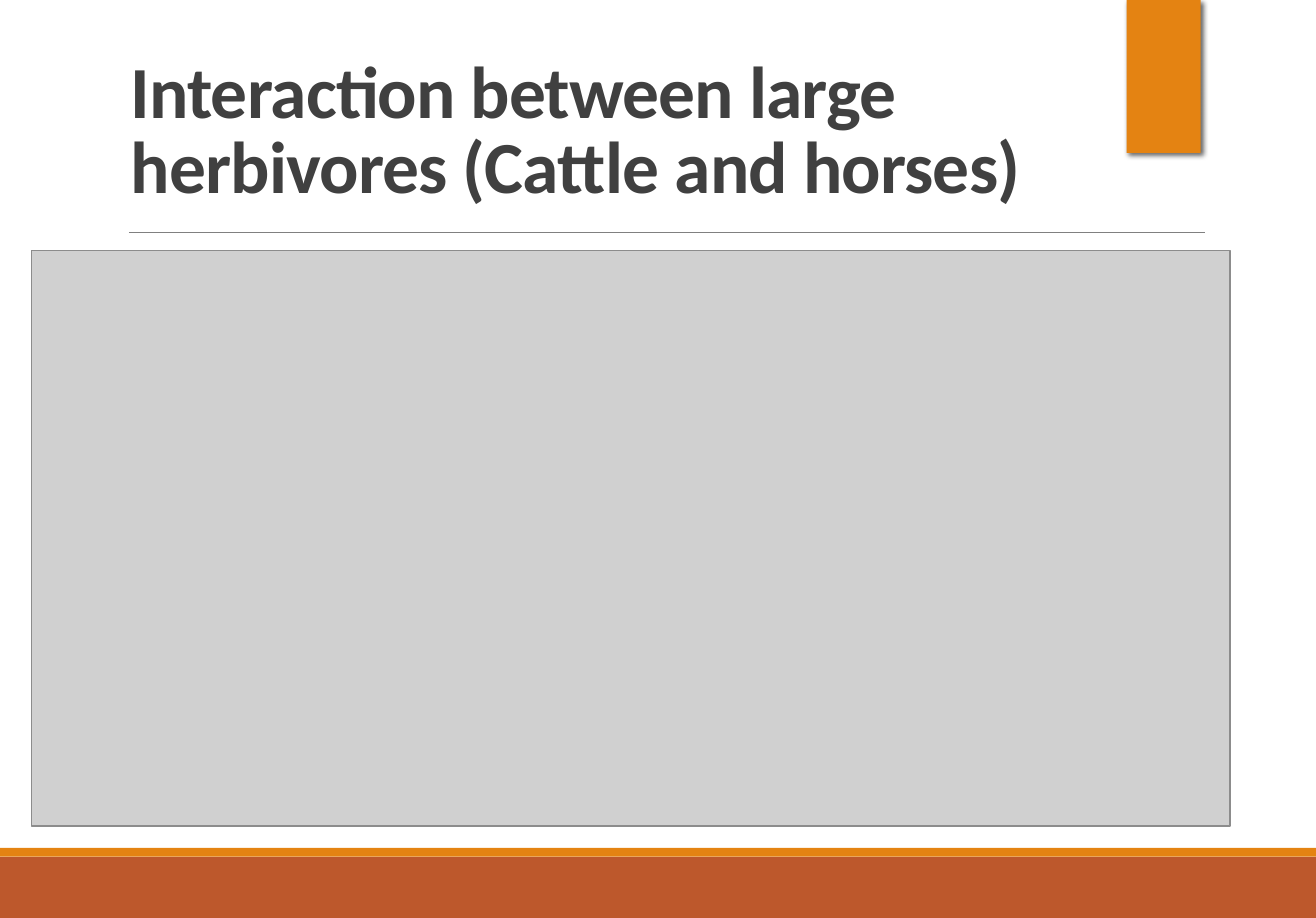
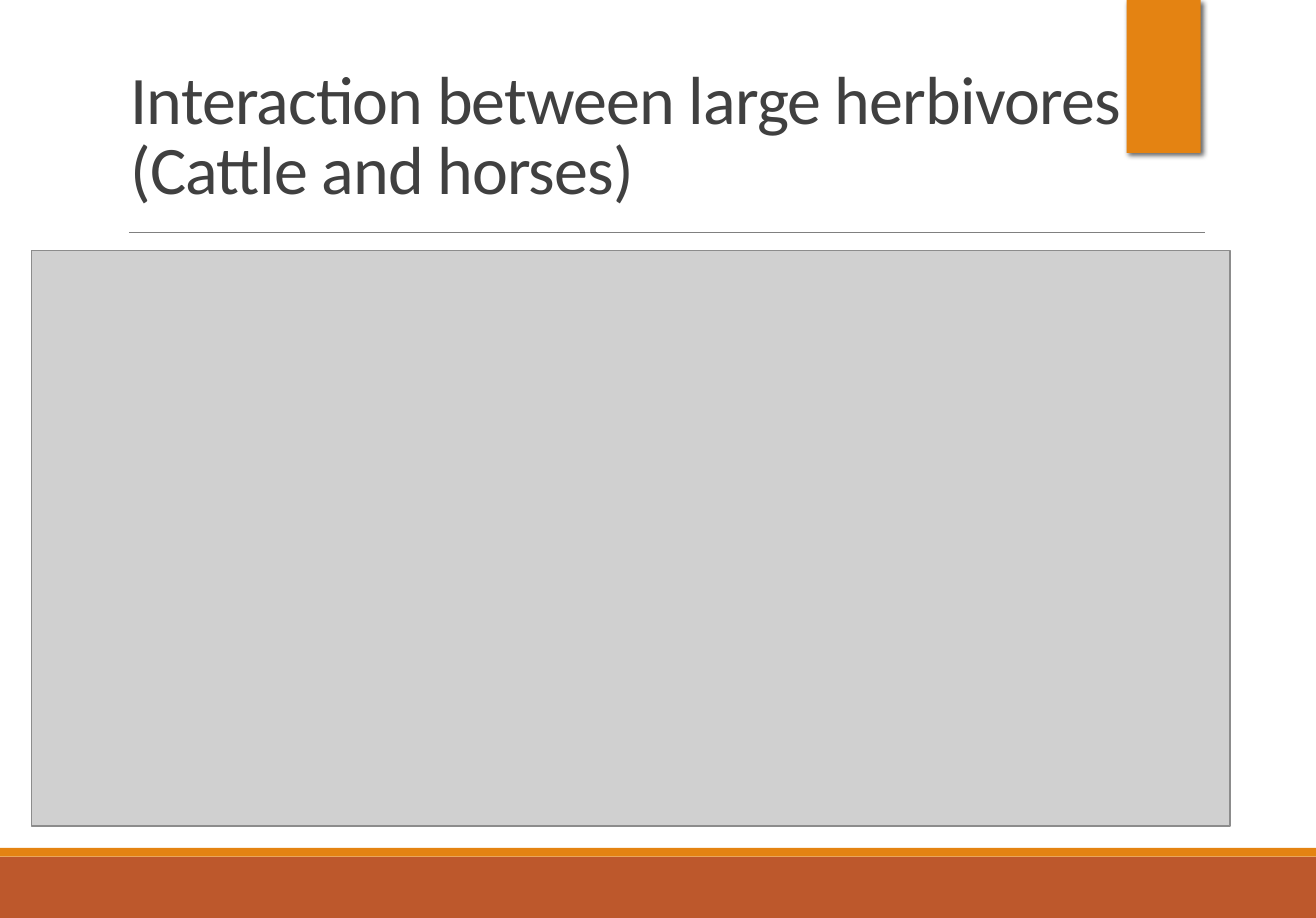
Before and after one commit to binduvr/ApplicationDevelopment, a slide deck: slide 8 of Paper Work/Presentation/Project Application Development 1.1.pptx. Drawn at 1316x918 pixels with LibreOffice and Linux fonts; fonts in the diff are those of the drawing; grey boxes stand for pictures; background and template pictures are left out. Boxes give left, top, right and bottom in pixels: in the first picture for what was removed or moved away, otherwise in the second. Text is boxed around its words. In the diff, an @@ line names an element or a change of style, - is before the commit and + after.

```diff
--- a/Paper Work/Presentation/Project Application Development 1.1.pptx
+++ b/Paper Work/Presentation/Project Application Development 1.1.pptx
@@ title "Interaction between large herbivores (Cattle ..." at (131, 76, 1121, 203): size 43.2 to 40 pt, bold off @@
```
Also in this commit, not shown: 2 other slides changed.
